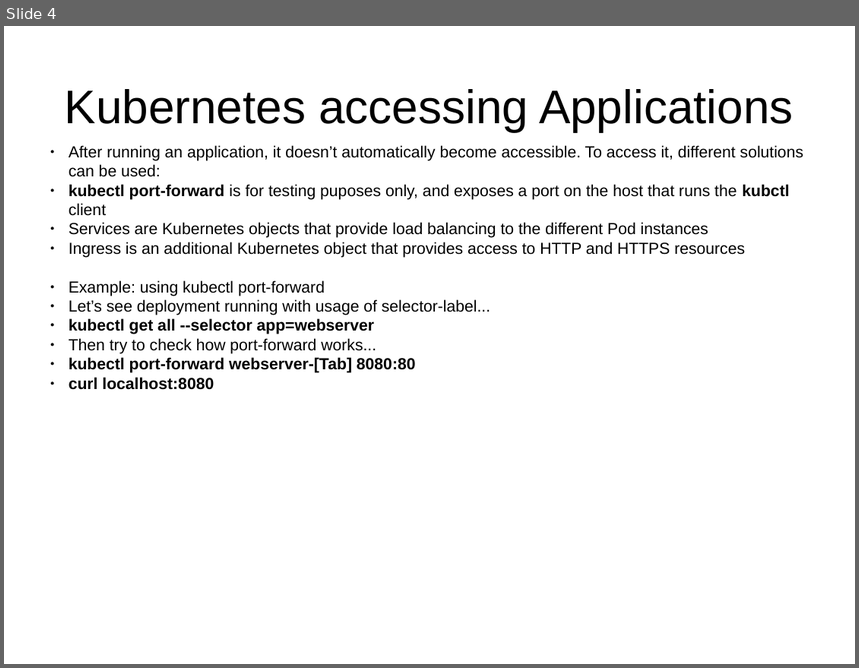
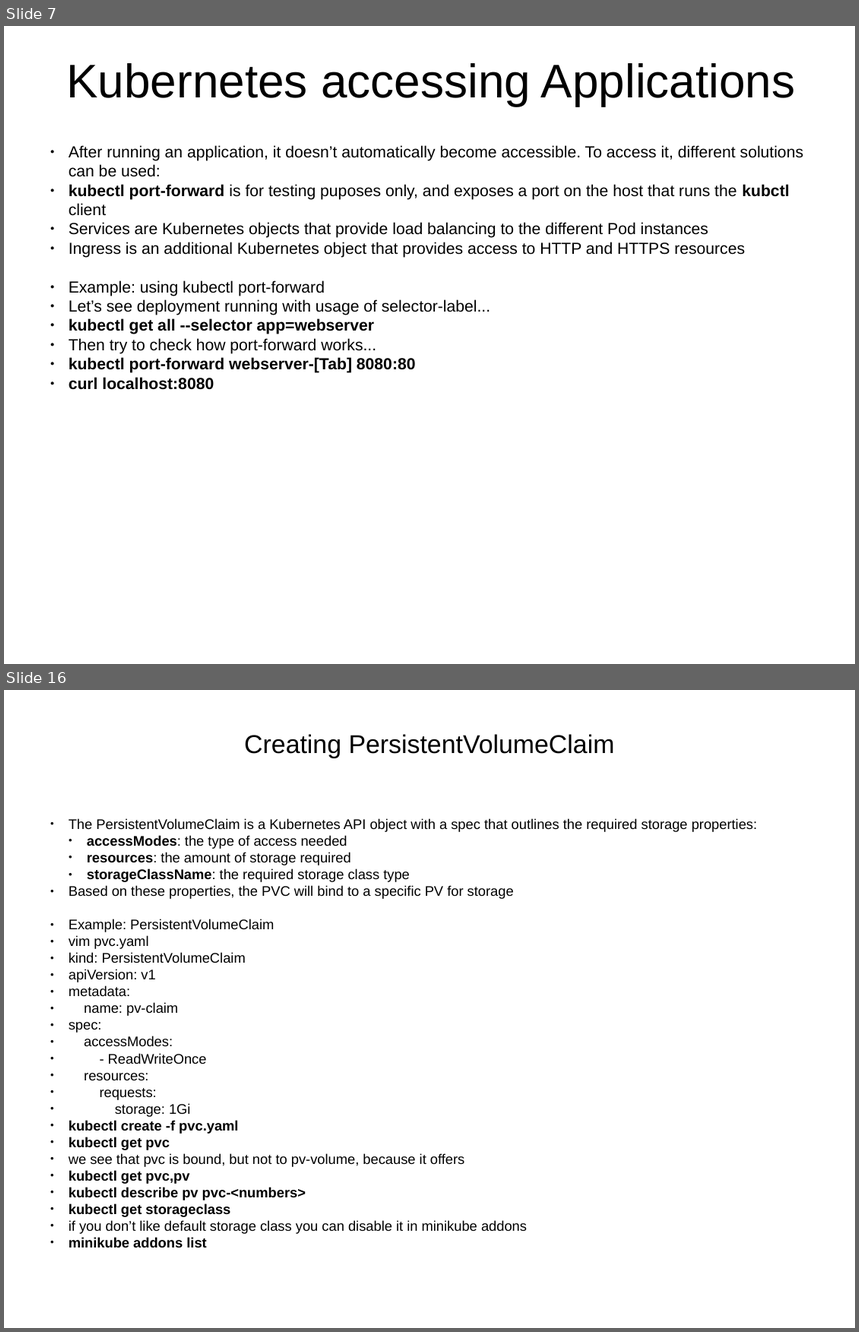
Before and after one commit to j-avdeev/DevOps, a slide deck: Lec presentations/DevOps - lec - K8S.odp. Shown one above the other, each under a label of ours: slide 4 before the commit, slides 7 and 16 after it; the slides between them are not shown. The pictures are 859x668 and 859x1332 pixels, drawn with LibreOffice and Linux fonts; fonts in the diff are those of the drawing. Boxes give left, top, right and bottom in pixels: in the first picture for what was removed or moved away, otherwise in the second. Text is boxed around its words. In the diff, an @@ line names an element or a change of style, - is before the commit and + after.

```diff
--- a/Lec presentations/DevOps - lec - K8S.odp
+++ b/Lec presentations/DevOps - lec - K8S.odp
@@ slide 16 added at (4, 690, 855, 1328), background #FFFFFF @@
@@ title added at (244, 734, 615, 758), 24 pt, text #000000 @@
+Creating PersistentVolumeClaim
@@ text added at (69, 818, 757, 1231), 13 pt, text #000000 @@
+● The PersistentVolumeClaim is a Kubernetes API object with a spec that outlines the required storage properties:
+  ● accessModes: the type of access needed
+  ● resources: the amount of storage required
+  ● storageClassName: the required storage class type
+● Based on these properties, the PVC will bind to a specific PV for storage
+● Example: PersistentVolumeClaim
+● vim pvc.yaml
+● kind: PersistentVolumeClaim
+● apiVersion: v1
+● metadata:
+● name: pv-claim
+● spec:
+● accessModes:
+● - ReadWriteOnce
+● resources:
+● requests:
+● storage: 1Gi
+● kubectl create -f pvc.yaml
+● kubectl get pvc
+● we see that pvc is bound, but not to pv-volume, because it offers
+● kubectl get pvc,pv
+● kubectl describe pv pvc-<numbers>
+● kubectl get storageclass
+● if you don’t like default storage class you can disable it in minikube addons
+● minikube addons list
@@ what was slide 4 is now slide 7 @@
@@ slide 7 changed as well @@
@@ title "Kubernetes accessing Applications": place and size @@
-title "Kubernetes accessing Applications" at (65, 89, 794, 132)
+title "Kubernetes accessing Applications" at (67, 63, 796, 107)
```
Also in this commit, not shown: 6 other slides changed, 19 other slides added, 4 other files.
